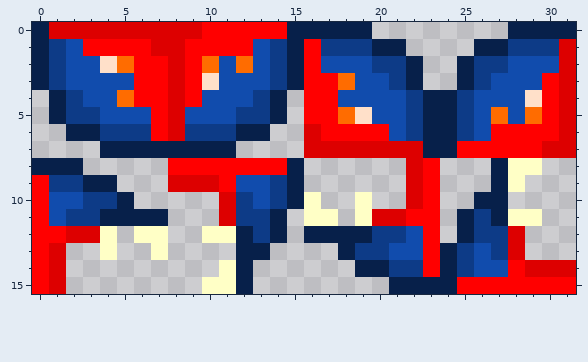
Two versions of one pixel-art sprite, data/img/charger_gibs.png. The first picture shows the starting point.
The file is 32x16 pixels.
The result:
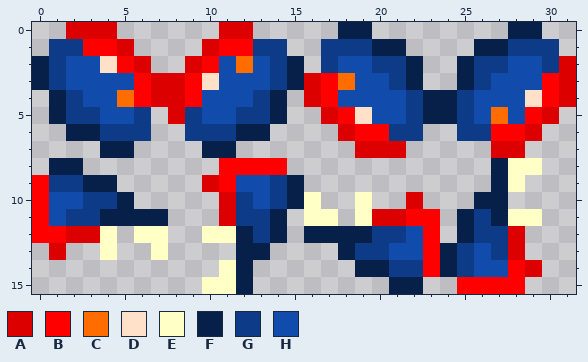
Palette (. is transparent): A #dd0000  B #ff0000  C #ff6c00  D #ffe0c9  E #ffffc6  F #07204a  G #0d3b87  H #114cad
The exact change:
y 0: x 0..1 FA -> ..; x 5..17 AAAAABBBBBFFF -> ......AA.....; x 30..31 FF -> ..
y 1: x 0 F -> .; x 2 H -> G; x 5..10 BBAABB -> A....A; x 13 H -> G; x 15..16 FB -> ..; x 31 A -> .
y 2: x 5..10 CBBABC -> BA..AB; x 16..17 BH -> .G; x 30 H -> G
y 3..4: x 7 B -> A; x 16 B -> A
y 5: x 6..7 HB -> G.; x 9 H -> G; x 16..18 BBC -> .AB; x 29..31 CBA -> BA.
y 6: x 7..8 BA -> ..; x 16..18 ABB -> ..A; x 21 H -> G; x 23..24 FF -> ..; x 26 H -> G; x 29..31 BBA -> A..
y 7: x 6..9 FFFF -> ....; x 16..18 AAA -> ...; x 22..31 AFFBBBBBAA -> .....AA...
y 8: x 0 F -> .; x 8..10 BBB -> ...; x 15 F -> .; x 22..23 AB -> ..
y 9: x 8..9 AA -> ..; x 22..23 AB -> ..
y 10: x 23 B -> .
y 13: x 0 B -> .
y 14: x 0..1 BA -> ..; x 30..31 AA -> ..
y 15: x 0..1 BA -> ..; x 23..24 FF -> ..; x 29..31 BBB -> ...
Where, in picture pixels (left, top, right, bottom), the same in both pictures:
changed: (32, 22, 576, 209)
erased: (32, 243, 66, 294)
erased: (423, 260, 576, 294)
